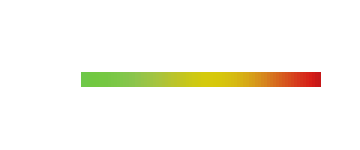
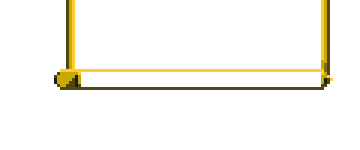
Layers edited between the first and the second 360×150 image:
hid "图层 7" over [81, 72, 321, 87]
showed "图层 8" over [81, 69, 321, 90]
showed "图层 5" over [54, 0, 333, 90]
